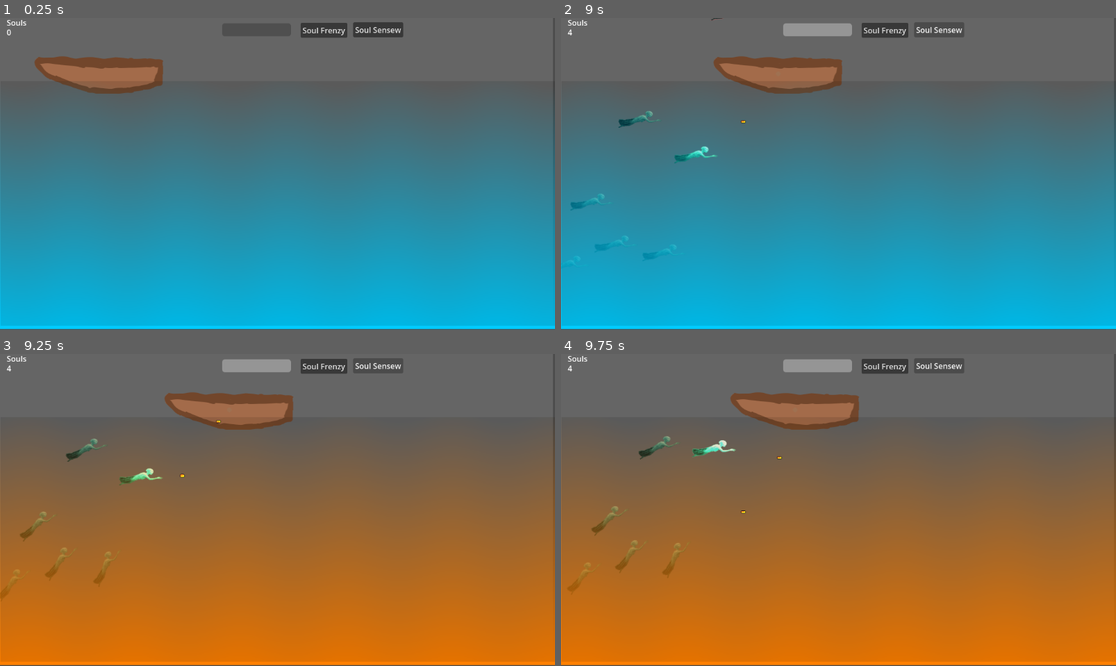
Above: before the commit, frames 1-4 (two rows, left to right).
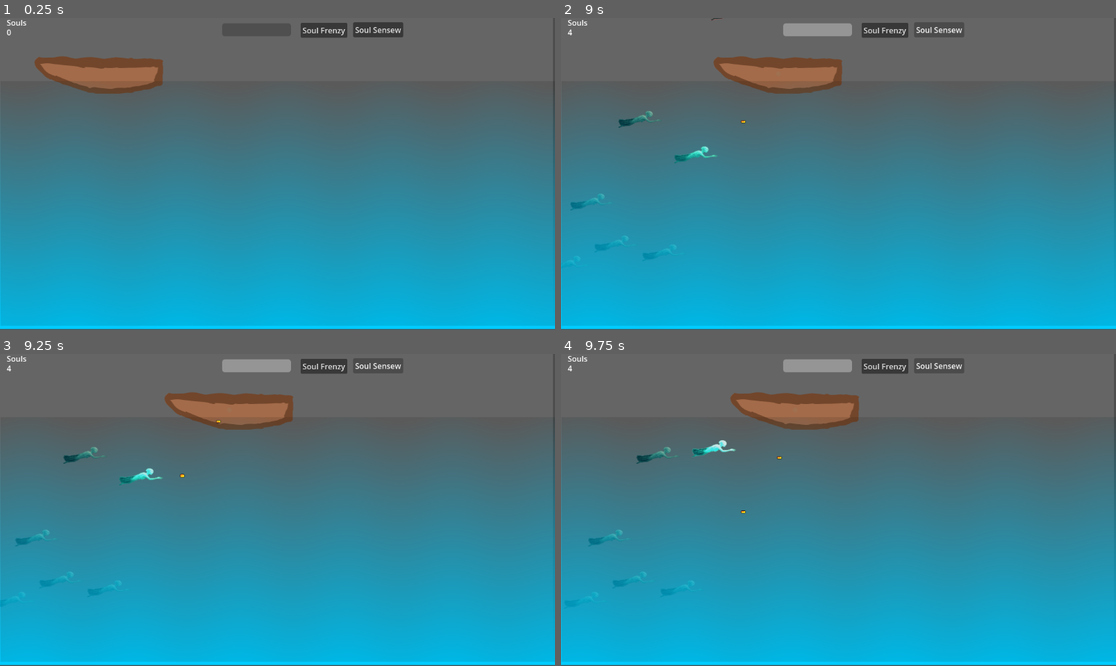
Above: after the commit, the same moments.

Repository: Latamata/PixelJam2025
Game: Godot game, scene res://scenes/game_scene.tscn
Two runs of this game, one before a commit and one after it. Both use one fixed random seed, a clock stepped at 60 frames per second and the inputs below.
Inputs:
- Up to frame 1 (0.25 s): no input
- Up to frame 2 (9 s): click "Soul Frenzy" at 0.5 s; click "Soul Sensew" at 1.25 s; tap Enter (ui_accept) at 2, 2.27, 3.02, 4.52, 5.27, 6.02, 7.52, 8.27 s; hold Right (ui_right) 2.03-3.53 s; hold Left (ui_left) 3.53-5.78 s; hold Right (ui_right) from 5.78 s (still down)
- Up to frame 3 (9.25 s): keep holding Right (ui_right); tap Enter (ui_accept) at 9.02 s
- Up to frame 4 (9.75 s): release Right (ui_right) at 9.53 s; hold Left (ui_left) from 9.53 s (still down)

Frames 1-2 are identical in both runs. In frame 3, 71% of the frame differs, in the area x 0-100%, y 26-100%; in frame 4, 71%.

Commit message:
Minor changes
Added balance timer, to prevent the frenzy triggering back-to-back.

Diff:
--- a/scenes/game_scene.tscn
+++ b/scenes/game_scene.tscn
@@ -50,8 +50,13 @@
 wait_time = 5.0
 one_shot = true
 
+[node name="frenzy_balanceCD" type="Timer" parent="."]
+wait_time = 4.0
+one_shot = true
+
 [connection signal="cooldown_updated" from="Player" to="." method="_on_player_cooldown_updated"]
 [connection signal="timeout" from="Timer" to="." method="_on_timer_timeout"]
 [connection signal="change_color_water" from="user_interface" to="." method="_on_user_interface_change_color_water"]
 [connection signal="sense_souls" from="user_interface" to="." method="_on_user_interface_sense_souls"]
 [connection signal="timeout" from="frenzy_timestop" to="." method="_on_frenzy_timestop_timeout"]
+[connection signal="timeout" from="frenzy_balanceCD" to="." method="_on_frenzy_balance_cd_timeout"]
--- a/scripts/game_scene.gd
+++ b/scripts/game_scene.gd
@@ -81,15 +81,27 @@
 	if !player.sense_on_cooldown:
 		player.soul_sense()
 
+var frenzy_on_cooldown = false
 
 func _on_soul_evil_spirit_triggered() -> void:
-	if !evil_water_off:
+	#print(frenzy_on_cooldown)
+	if !evil_water_off and !frenzy_on_cooldown:
+
 		_on_user_interface_change_color_water()
+
+
 
 
 func _on_frenzy_timestop_timeout() -> void:
 	_on_user_interface_change_color_water()
-
+	frenzy_on_cooldown = true
+	$frenzy_balanceCD.start()  # Start cooldown timer
 
 func _on_player_cooldown_updated(progress: float) -> void:
 	$user_interface.set_soul_reload_UI(progress)
+
+
+func _on_frenzy_balance_cd_timeout() -> void:
+	print('running')
+	if frenzy_on_cooldown:
+		frenzy_on_cooldown = false
--- a/scripts/player_script.gd
+++ b/scripts/player_script.gd
@@ -45,7 +45,7 @@
 
 func _on_area_2d_body_entered(body: Node2D) -> void:
 	if body.is_in_group('undead'):
-		print('running')
+		#print('running')
 		body.rise_from_dead()
 
 
--- a/scripts/user_interface.gd
+++ b/scripts/user_interface.gd
@@ -17,6 +17,3 @@
 
 func set_soul_reload_UI(progress):
 	sense_cooldown.value = sense_cooldown.max_value - progress
-
-	#sense_cooldown.value = progress
-	#print(sense_cooldown.value)
